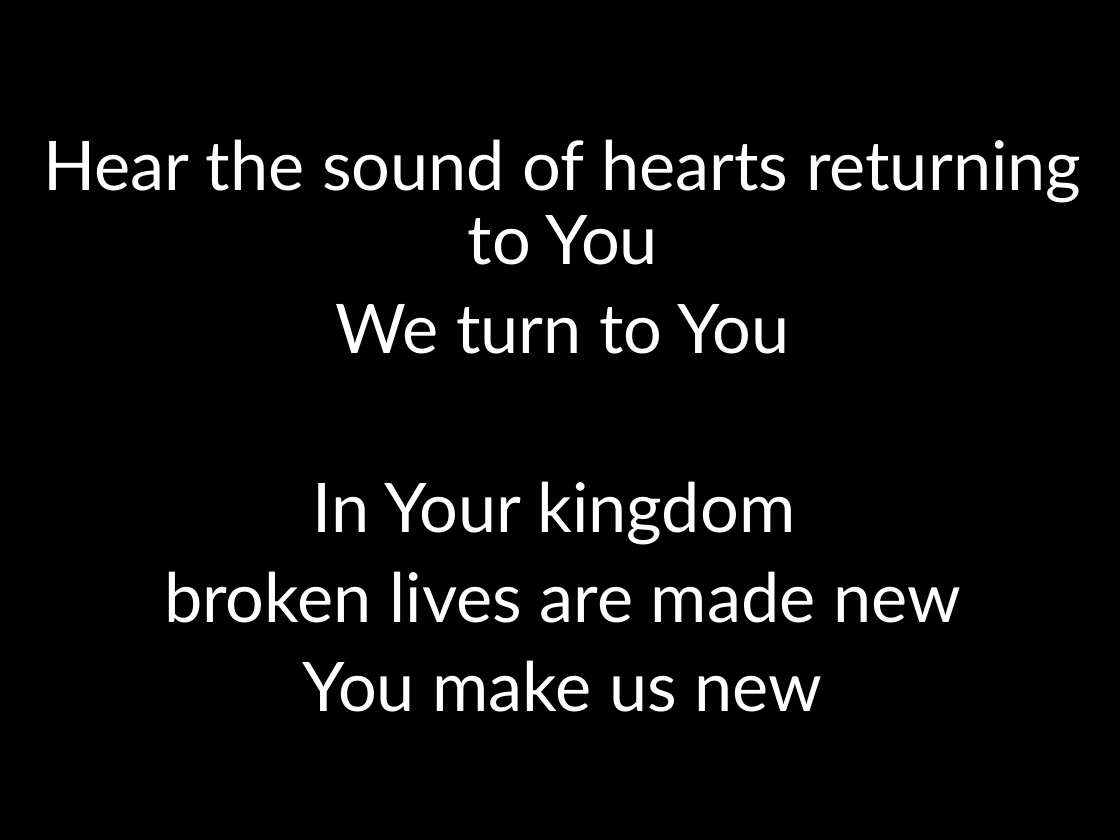
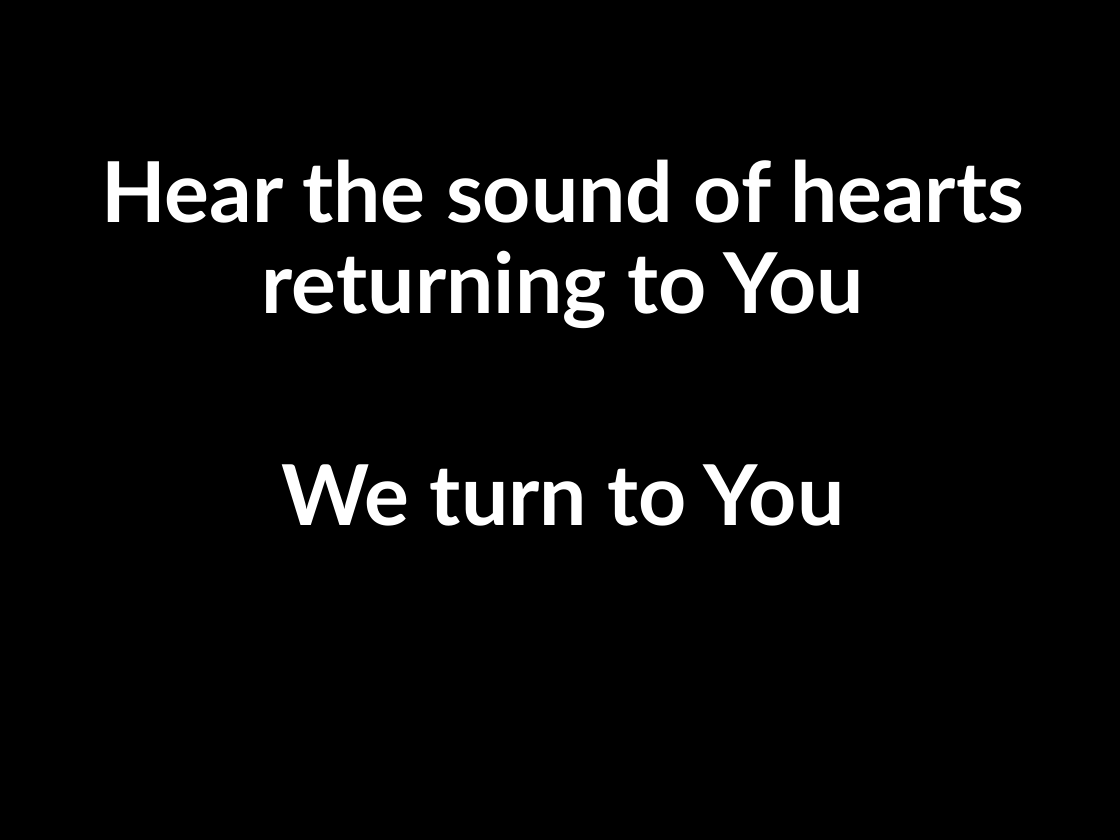
Before and after one commit to kendall412/worship, a slide deck: slide 7 of Hosanna (Praise is Rising).pptx (slide 5 before the commit). Drawn at 1120x840 pixels with LibreOffice and Linux fonts; fonts in the diff are those of the drawing. Boxes give left, top, right and bottom in pixels: in the first picture for what was removed or moved away, otherwise in the second. Text is boxed around its words. In the diff, an @@ line names an element or a change of style, - is before the commit and + after.

```diff
--- a/Hosanna (Praise is Rising).pptx
+++ b/Hosanna (Praise is Rising).pptx
@@ subtitle "Hear the sound of hearts ..." at [101, 159, 1024, 526]: size 44 to 54 pt, bold on @@
@@ subtitle at [164, 481, 961, 712]: paragraphs removed @@
-In Your kingdom
-broken lives are made new
-You make us new
```
Also in this commit, not shown: 10 other slides changed, 5 slides added, 5 other files.
